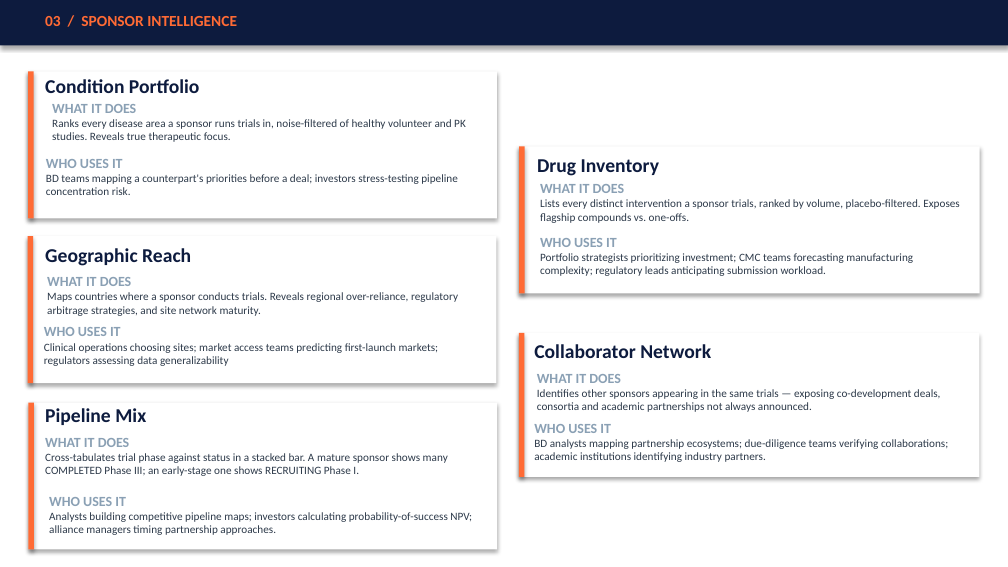
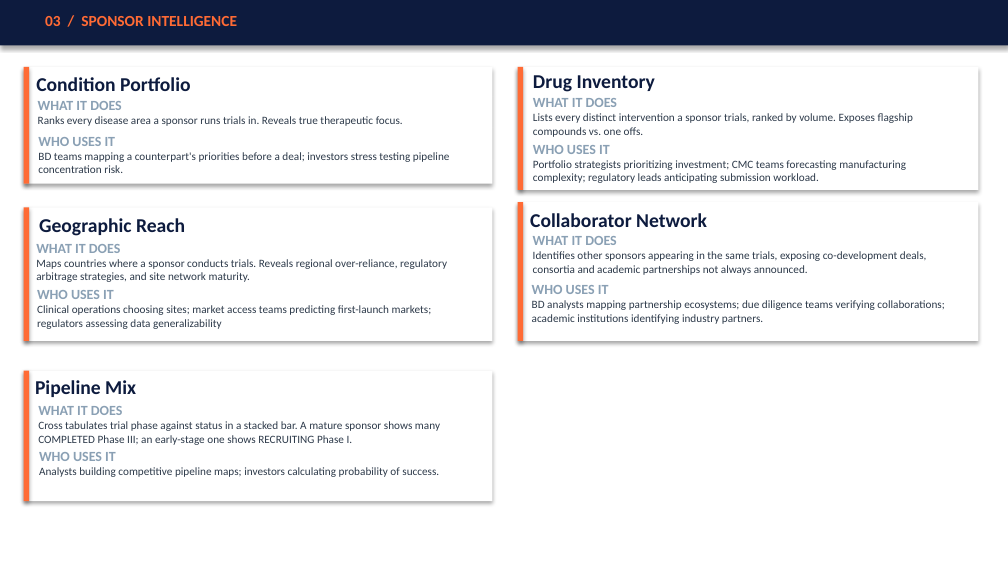
Before and after one commit to SHASANKsp/ClinicalTrails_application, a slide deck: slide 10 of ClinicalTrials_KG_LinkedIn_v2.pptx (slide 11 before the commit). Drawn at 1008x567 pixels with LibreOffice and Linux fonts; fonts in the diff are those of the drawing. Boxes give left, top, right and bottom in pixels: in the first picture for what was removed or moved away, otherwise in the second. Text is boxed around its words. In the diff, an @@ line names an element or a change of style, - is before the commit and + after.

```diff
--- a/ClinicalTrials_KG_LinkedIn_v2.pptx
+++ b/ClinicalTrials_KG_LinkedIn_v2.pptx
@@ rectangle: place and size @@
-rectangle at [28,72,497,219]
+rectangle at [23,67,492,183]
@@ rectangle: place and size @@
-rectangle at [28,72,34,219]
+rectangle at [23,67,29,183]
@@ text "Condition Portfolio": place and size @@
-text "Condition Portfolio" at [45,79,200,93]
+text "Condition Portfolio" at [36,77,191,91]
@@ rectangle: place and size @@
-rectangle at [519,146,980,293]
+rectangle at [518,67,979,190]
@@ rectangle: place and size @@
-rectangle at [519,146,525,293]
+rectangle at [518,67,524,190]
@@ text "Drug Inventory": place and size @@
-text "Drug Inventory" at [537,159,659,176]
+text "Drug Inventory" at [533,75,655,92]
@@ text "WHAT IT DOES": place and size @@
-text "WHAT IT DOES" at [540,184,960,223]
+text "WHAT IT DOES" at [533,98,913,137]
@@ text "WHAT IT DOES": place and size @@
-text "WHAT IT DOES" at [52,104,466,142]
+text "WHAT IT DOES" at [38,101,403,126]
@@ text at [38,116,403,126]: text changed @@
-Ranks every disease area a sponsor runs trials in, noise-filtered of healthy volunteer and PK studies. Reveals true therapeutic focus.
+Ranks every disease area a sponsor runs trials in. Reveals true therapeutic focus.
@@ text at [533,113,913,137]: text changed @@
-Lists every distinct intervention a sponsor trials, ranked by volume, placebo-filtered. Exposes flagship compounds vs. one-offs.
+Lists every distinct intervention a sponsor trials, ranked by volume. Exposes flagship compounds vs. one offs.
@@ text "WHO USES IT": place and size @@
-text "WHO USES IT" at [46,159,458,195]
+text "WHO USES IT" at [38,137,450,173]
@@ text "WHO USES IT": place and size @@
-text "WHO USES IT" at [540,238,913,276]
+text "WHO USES IT" at [533,145,906,183]
@@ text at [38,152,450,173]: text changed @@
-BD teams mapping a counterpart's priorities before a deal; investors stress-testing pipeline concentration risk.
+BD teams mapping a counterpart's priorities before a deal; investors stress testing pipeline concentration risk.
@@ rectangle: place and size @@
-rectangle at [28,236,497,383]
+rectangle at [23,208,492,341]
@@ rectangle: place and size @@
-rectangle at [28,236,34,383]
+rectangle at [23,208,29,341]
@@ text "Geographic Reach": place and size @@
-text "Geographic Reach" at [45,248,191,266]
+text "Geographic Reach" at [39,218,185,236]
@@ rectangle: place and size @@
-rectangle at [519,333,980,477]
+rectangle at [518,203,979,342]
@@ rectangle: place and size @@
-rectangle at [519,333,525,477]
+rectangle at [518,203,524,342]
@@ text "Collaborator Network": place and size @@
-text "Collaborator Network" at [534,344,711,358]
+text "Collaborator Network" at [530,213,707,227]
@@ text "WHAT IT DOES": place and size @@
-text "WHAT IT DOES" at [47,277,458,316]
+text "WHAT IT DOES" at [36,244,447,282]
@@ text "WHAT IT DOES": place and size @@
-text "WHAT IT DOES" at [537,374,941,412]
+text "WHAT IT DOES" at [533,236,927,275]
@@ text at [533,251,927,275]: text changed @@
-Identifies other sponsors appearing in the same trials — exposing co-development deals, consortia and academic partnerships not always announced.
+Identifies other sponsors appearing in the same trials, exposing co-development deals, consortia and academic partnerships not always announced.
@@ text "WHO USES IT": place and size @@
-text "WHO USES IT" at [44,327,439,366]
+text "WHO USES IT" at [37,290,432,329]
@@ text "WHO USES IT": place and size @@
-text "WHO USES IT" at [534,424,948,462]
+text "WHO USES IT" at [532,285,944,324]
@@ text at [532,300,944,324]: text changed @@
-BD analysts mapping partnership ecosystems; due-diligence teams verifying collaborations; academic institutions identifying industry partners.
+BD analysts mapping partnership ecosystems; due diligence teams verifying collaborations; academic institutions identifying industry partners.
@@ rectangle: place and size @@
-rectangle at [28,402,497,549]
+rectangle at [23,371,492,501]
@@ rectangle: place and size @@
-rectangle at [28,402,34,549]
+rectangle at [23,371,29,501]
@@ text "Pipeline Mix": place and size @@
-text "Pipeline Mix" at [45,408,146,425]
+text "Pipeline Mix" at [35,380,136,397]
@@ text "WHAT IT DOES": place and size @@
-text "WHAT IT DOES" at [45,438,448,476]
+text "WHAT IT DOES" at [38,406,440,445]
@@ text "WHO USES IT": place and size @@
-text "WHO USES IT" at [49,497,472,535]
+text "WHO USES IT" at [39,452,439,477]
@@ text at [38,421,440,445]: text changed @@
-Cross-tabulates trial phase against status in a stacked bar. A mature sponsor shows many COMPLETED Phase III; an early-stage one shows RECRUITING Phase I.
+Cross tabulates trial phase against status in a stacked bar. A mature sponsor shows many COMPLETED Phase III; an early-stage one shows RECRUITING Phase I.
@@ text at [39,467,439,477]: text changed @@
-Analysts building competitive pipeline maps; investors calculating probability-of-success NPV; alliance managers timing partnership approaches.
+Analysts building competitive pipeline maps; investors calculating probability of success.
```
Also in this commit, not shown: 10 other slides changed, 1 slide added, 6 slides removed, 3 other files.
